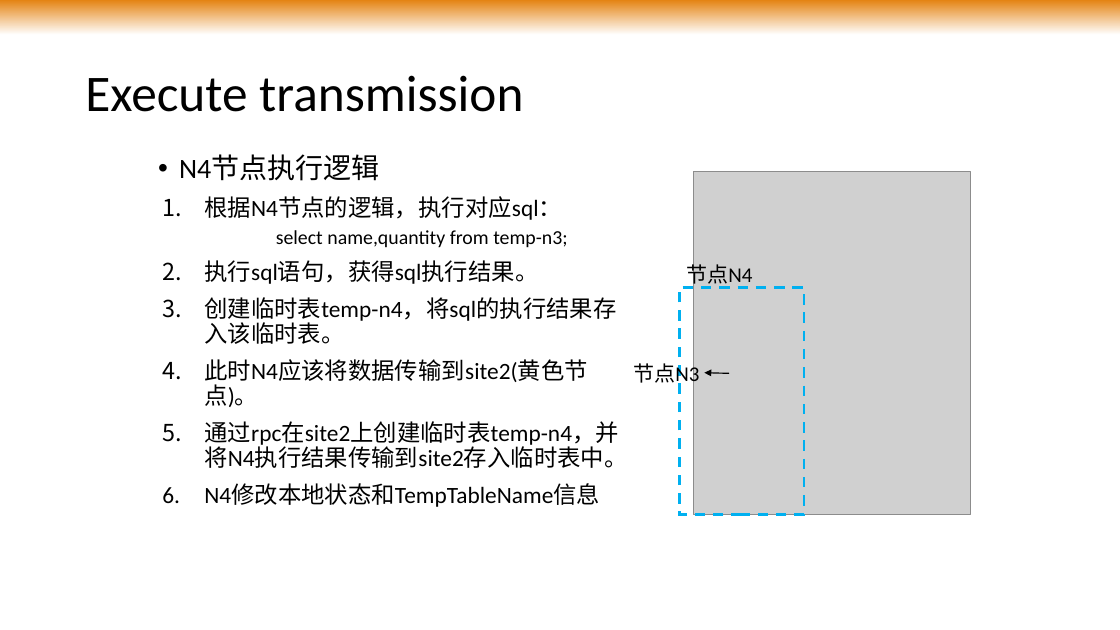
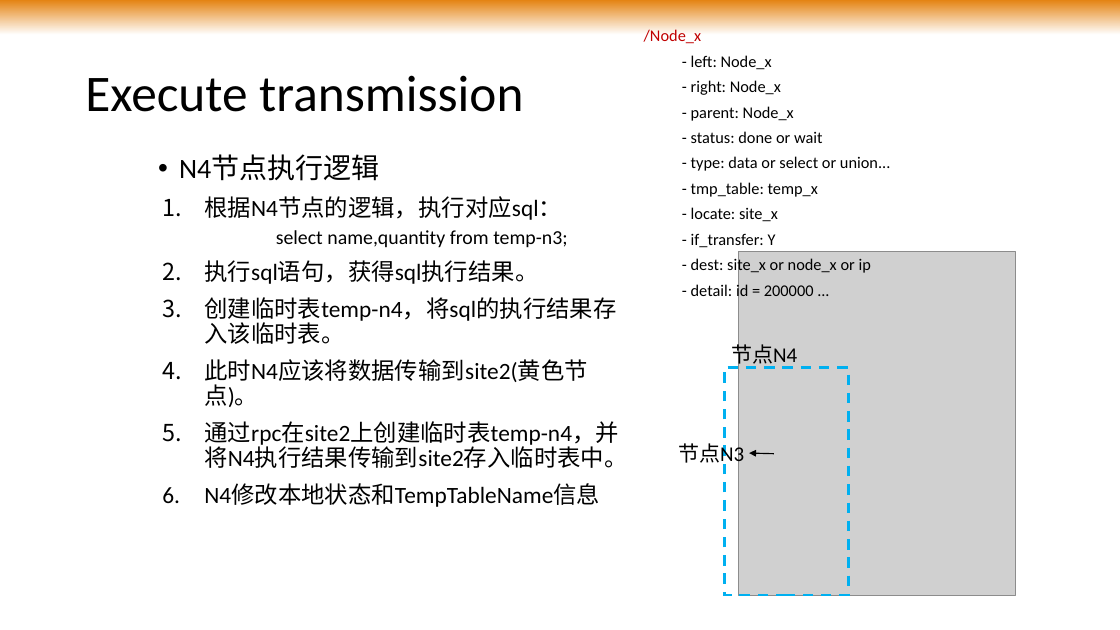
Before and after one commit to wu1du2/iddb, a slide deck: slide 28 of slides/iddb_mid.pptx. Drawn at 1120x630 pixels with LibreOffice and Linux fonts; fonts in the diff are those of the drawing; grey boxes stand for pictures; background and template pictures are left out. Boxes give left, top, right and bottom in pixels: in the first picture for what was removed or moved away, otherwise in the second. Text is boxed around its words. In the diff, an @@ line names an element or a change of style, - is before the commit and + after.

```diff
--- a/slides/iddb_mid.pptx
+++ b/slides/iddb_mid.pptx
@@ text added at (644,29,890,301), 14 pt, text #000000 @@
+/Node_x
+- left: Node_x
+- right: Node_x
+- parent: Node_x
+- status: done or wait
+- type: data or select or union...
+- tmp_table: temp_x
+- locate: site_x
+- if_transfer: Y
+- dest: site_x or node_x or ip
+- detail: id = 200000 ...
@@ 2 texts, 1 picture, 1 rectangle, 1 arrow: place and size @@
-2 texts, 1 picture, 1 rectangle, 1 arrow at (633,171,970,515)
+2 texts, 1 picture, 1 rectangle, 1 arrow at (678,252,1015,596)
```
Also in this commit, not shown: 4 other slides changed.
